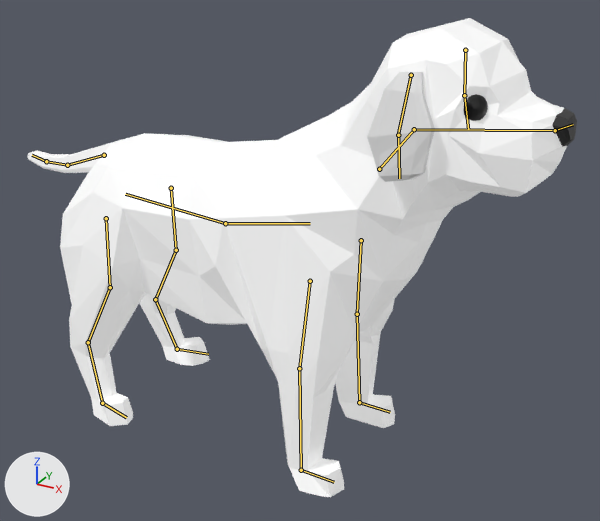
An edit to the Blender file Content/Assets/Umbrella/dog_07_newrig.blend, drawn before and after from the same camera.
Rendered twice from a 50 mm camera at (3.22, -3.68, 2.45) aimed at (1.16, 0.07, 0.57). The axes (+X, +Y, +Z) are drawn at lower left. The lights are the same throughout. The bones that bend it are drawn over the model as lines.
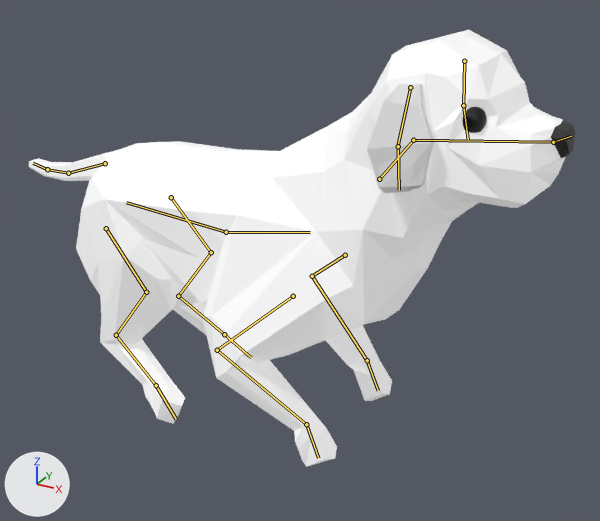
The newer file adds an action. The first version stands in its rest pose; the second is drawn at frame 70 of the action 'walk_inplace'.

The change, as JSON lines over the scene's bpy script:
```json
{"block": "bone_bone_014", "where": "bone_bone_014 = bpy.data.objects['root'].pose.bones['Bone.014']  # child of 'Bone'"}
{"op": "set", "path": "bone_bone_014.location", "old": "(0.0, 0.0, 0.0)", "new": "(0.0, -0.09, 0.0)"}
{"block": "bone_bone_019", "where": "bone_bone_019 = bpy.data.objects['root'].pose.bones['Bone.019']  # child of 'Bone.002'"}
{"op": "set", "path": "bone_bone_019.rotation_quaternion", "old": "(1.0, 0.0, 0.0, 0.0)", "new": "(0.958, -0.095, 0.181, -0.105)", "note": "degrees (0, 0, 0) -> degrees (-14, 20, -15)"}
{"block": "bone_bone_027", "where": "bone_bone_027 = bpy.data.objects['root'].pose.bones['Bone.027']  # child of 'Bone.002'"}
{"op": "set", "path": "bone_bone_027.rotation_quaternion", "old": "(1.0, 0.0, 0.0, 0.0)", "new": "(0.958, -0.135, -0.18, -0.041)", "note": "degrees (0, 0, 0) -> degrees (-16, -22, -2)"}
{"block": "bone_bone_023", "where": "bone_bone_023 = bpy.data.objects['root'].pose.bones['Bone.023']  # child of 'Bone.006'"}
{"op": "set", "path": "bone_bone_023.rotation_quaternion", "old": "(1.0, 0.0, 0.0, 0.0)", "new": "(0.994, -0.019, 0.057, -0.006)", "note": "degrees (0, 0, 0) -> degrees (-2, 7, -1)"}
{"block": "bone_bone_024", "where": "bone_bone_024 = bpy.data.objects['root'].pose.bones['Bone.024']  # child of 'Bone.023'"}
{"op": "set", "path": "bone_bone_024.rotation_quaternion", "old": "(1.0, 0.0, 0.0, 0.0)", "new": "(0.915, 0.403, 0.013, 0.016)", "note": "degrees (0, 0, 0) -> degrees (48, 1, 2)"}
{"block": "bone_bone_039", "where": "bone_bone_039 = bpy.data.objects['root'].pose.bones['Bone.039']  # child of 'Bone.006'"}
{"op": "set", "path": "bone_bone_039.rotation_quaternion", "old": "(1.0, 0.0, 0.0, 0.0)", "new": "(0.994, -0.021, -0.063, -0.007)", "note": "degrees (0, 0, 0) -> degrees (-2, -7, -1)"}
{"block": "bone_bone_040", "where": "bone_bone_040 = bpy.data.objects['root'].pose.bones['Bone.040']  # child of 'Bone.039'"}
{"op": "set", "path": "bone_bone_040.rotation_quaternion", "old": "(1.0, 0.0, 0.0, 0.0)", "new": "(0.912, 0.41, 0.018, 0.001)", "note": "degrees (0, 0, 0) -> degrees (48, 2, 1)"}
{"block": "bone_bone_035", "where": "bone_bone_035 = bpy.data.objects['root'].pose.bones['Bone.035']  # child of 'Bone'"}
{"op": "set", "path": "bone_bone_035.location", "old": "(0.0, 0.0, 0.0)", "new": "(0.0, -0.07, 0.52)"}
{"op": "set", "path": "bone_bone_035.rotation_quaternion", "old": "(1.0, 0.0, 0.0, 0.0)", "new": "(0.839, 0.537, 0.0, 0.0)", "note": "degrees (0, 0, 0) -> degrees (65, 0, 0)"}
{"block": "bone_bone_036", "where": "bone_bone_036 = bpy.data.objects['root'].pose.bones['Bone.036']  # child of 'Bone'"}
{"op": "set", "path": "bone_bone_036.location", "old": "(0.0, 0.0, 0.0)", "new": "(-0.15, -0.65, 0.37)"}
{"op": "set", "path": "bone_bone_036.rotation_quaternion", "old": "(1.0, 0.0, 0.0, 0.0)", "new": "(0.958, 0.281, -0.064, 0.0)", "note": "degrees (0, 0, 0) -> degrees (33, -7, -2)"}
{"block": "bone_bone_037", "where": "bone_bone_037 = bpy.data.objects['root'].pose.bones['Bone.037']  # child of 'Bone.036'"}
{"op": "set", "path": "bone_bone_037.rotation_quaternion", "old": "(1.0, 0.0, 0.0, 0.0)", "new": "(0.998, -0.057, 0.012, 0.0)", "note": "degrees (0, 0, 0) -> degrees (-7, 1, 0)"}
{"block": "bone_bone_043", "where": "bone_bone_043 = bpy.data.objects['root'].pose.bones['Bone.043']  # child of 'Bone'"}
{"op": "set", "path": "bone_bone_043.location", "old": "(0.0, 0.0, 0.0)", "new": "(0.0, -0.05, 0.51)"}
{"op": "set", "path": "bone_bone_043.rotation_quaternion", "old": "(1.0, 0.0, 0.0, 0.0)", "new": "(0.83, 0.55, 0.0, 0.0)", "note": "degrees (0, 0, 0) -> degrees (67, 0, 0)"}
{"block": "bone_bone_045", "where": "bone_bone_045 = bpy.data.objects['root'].pose.bones['Bone.045']  # child of 'Bone'"}
{"op": "set", "path": "bone_bone_045.location", "old": "(0.0, 0.0, 0.0)", "new": "(0.22, -0.62, 0.37)"}
{"op": "set", "path": "bone_bone_045.rotation_quaternion", "old": "(1.0, 0.0, 0.0, 0.0)", "new": "(0.957, 0.281, 0.065, 0.0)", "note": "degrees (0, 0, 0) -> degrees (33, 7, 2)"}
{"block": "bone_bone_046", "where": "bone_bone_046 = bpy.data.objects['root'].pose.bones['Bone.046']  # child of 'Bone.045'"}
{"op": "set", "path": "bone_bone_046.location", "old": "(0.0, 0.0, 0.0)", "new": "(0.0, 0.0, -0.16)"}
{"op": "set", "path": "bone_bone_046.rotation_quaternion", "old": "(1.0, 0.0, 0.0, 0.0)", "new": "(0.994, -0.059, -0.013, 0.0)", "note": "degrees (0, 0, 0) -> degrees (-7, -1, 0)"}
```

Where the change shows, as pixel boxes [x1, y1, x2, y2] in the pictures (600 x 521 px):
```json
{"object": "Cube", "change": "posed", "before": [28, 18, 577, 497], "after": [29, 30, 575, 467], "on screen": "9% shorter"}
{"object": "Cube.001", "change": "posed", "before": [367, 72, 435, 182], "after": [367, 84, 434, 193]}
{"bone": "Bone.024", "before": "(171, 188) to (176, 250)", "after": "(171, 197) to (211, 252)"}
{"bone": "Bone.040", "before": "(106, 218) to (110, 287)", "after": "(106, 228) to (146, 292)"}
{"bone": "Bone.037", "before": "(177, 349) to (208, 354)", "after": "(224, 334) to (251, 357)"}
{"bone": "Bone.046", "before": "(102, 403) to (126, 417)", "after": "(156, 385) to (176, 419)"}
```
